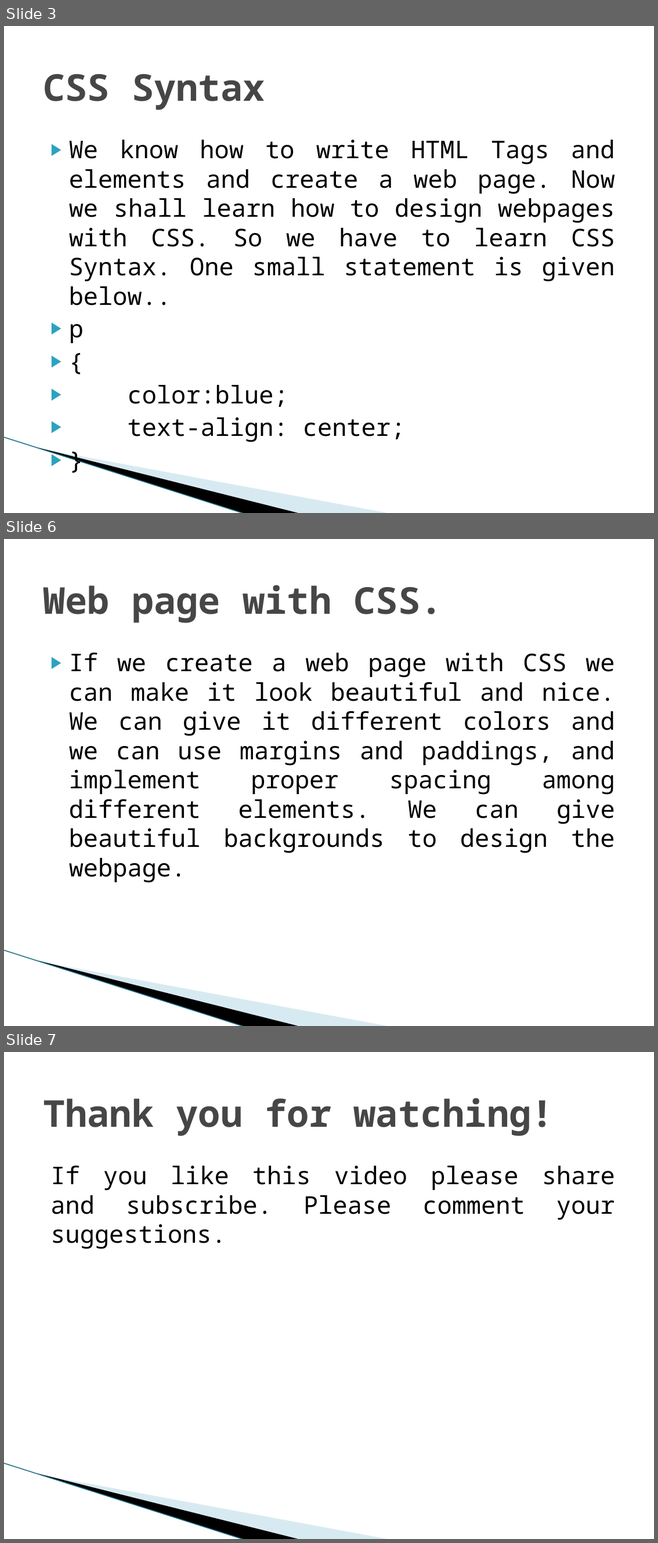
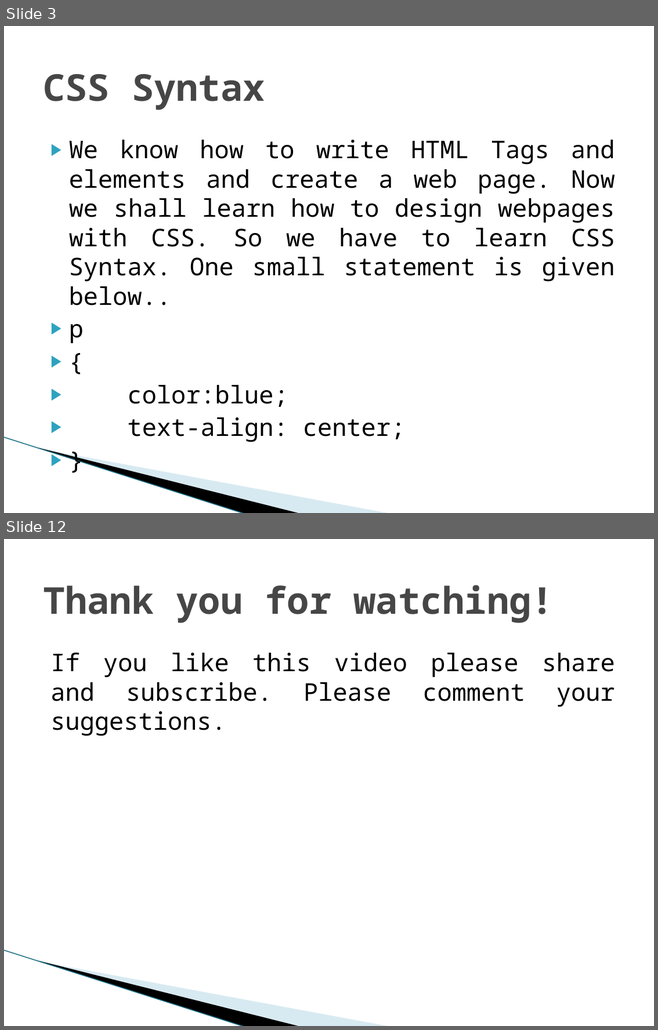
Before and after one commit to biswajitpoddar/youtubeDocuments, a slide deck: CSS PowerPoints/CSS Syntax.pptx. Shown one above the other, each under a label of ours: slides 3, 6 and 7 before the commit, slides 3 and 12 after it; the slides between them are not shown. The pictures are 658x1543 and 658x1030 pixels, drawn with LibreOffice and Linux fonts; fonts in the diff are those of the drawing; background and template pictures are left out. Boxes give left, top, right and bottom in pixels: in the first picture for what was removed or moved away, otherwise in the second. Text is boxed around its words. In the diff, an @@ line names an element or a change of style, - is before the commit and + after.

```diff
--- a/CSS PowerPoints/CSS Syntax.pptx
+++ b/CSS PowerPoints/CSS Syntax.pptx
@@ slide 6 removed at (4, 539, 654, 1026), background #FFFFFF; not listed: 3 template elements that a slide beside it also shows @@
@@ title removed at (43, 585, 442, 623) @@
-Web page with CSS.
@@ text removed at (69, 653, 615, 883) @@
-▶ If we create a web page with CSS we can make it look beautiful and nice. We can give it different colors and we can use margins and paddings, and implement proper spacing among different elements. We can give beautiful backgrounds to design the webpage.
@@ what was slide 7 is now slide 12 @@
```
Also in this commit, not shown: 2 slides changed, 6 slides added.
